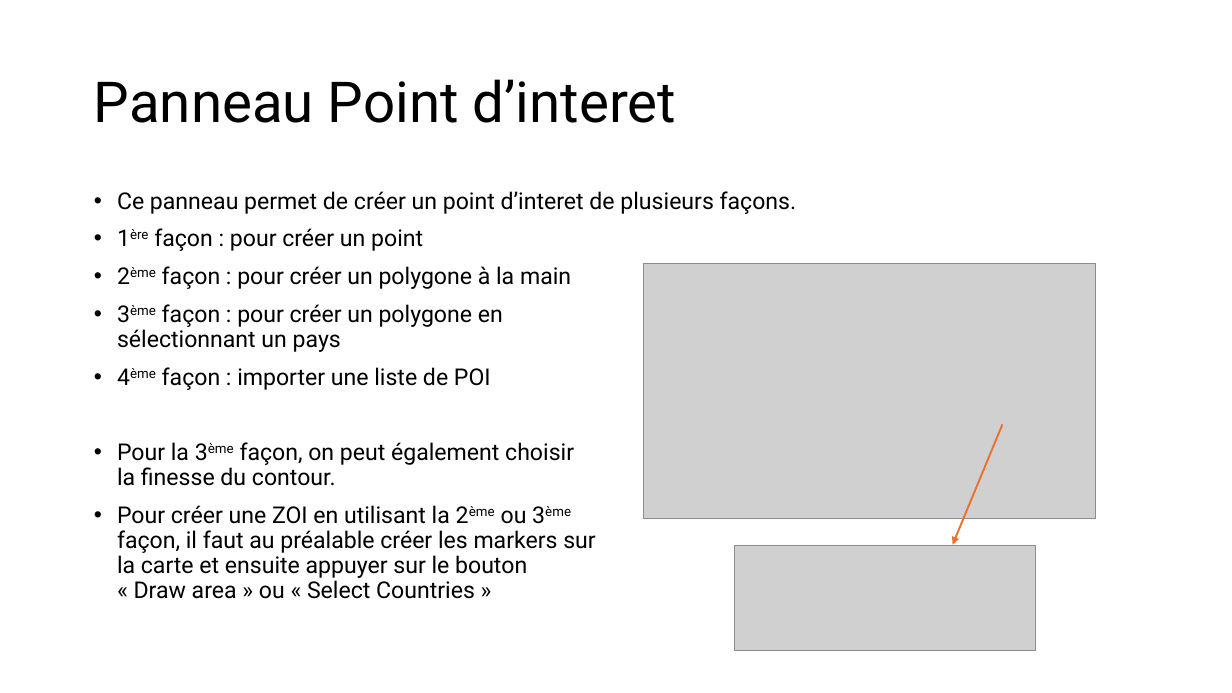
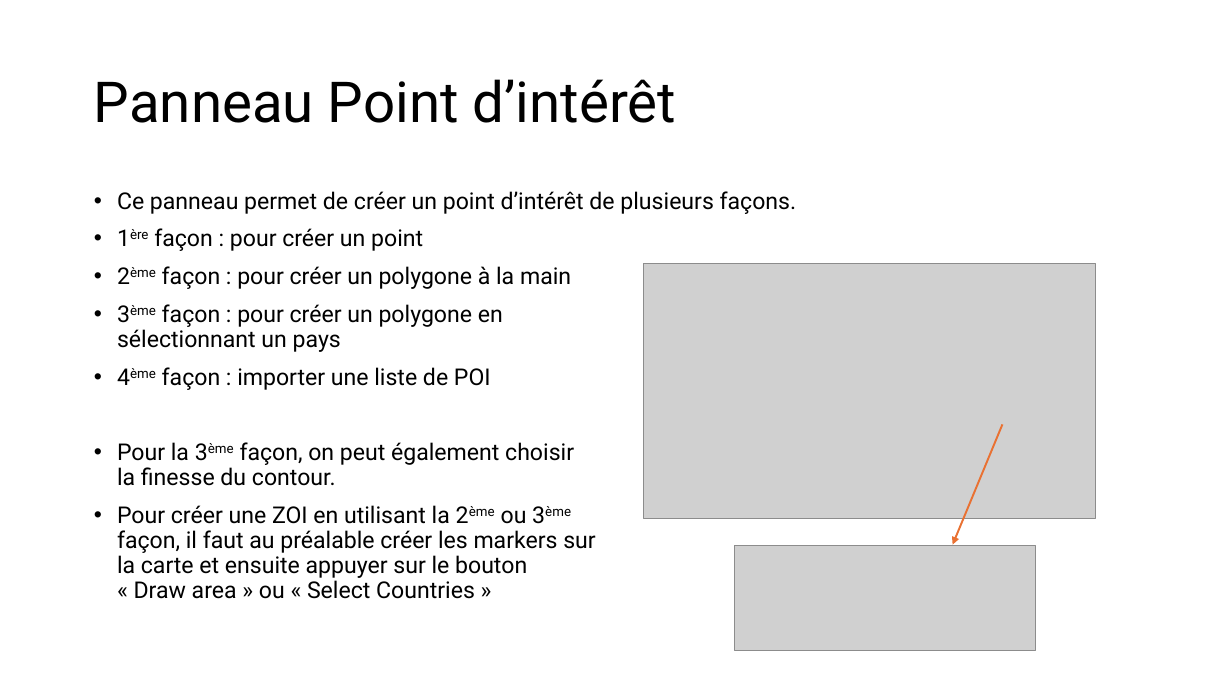
Before and after one commit to leoid3/EO_Tools, a slide deck: slide 5 of User guide.pptx. Drawn at 1232x693 pixels with LibreOffice and Linux fonts; fonts in the diff are those of the drawing; grey boxes stand for pictures. Boxes give left, top, right and bottom in pixels: in the first picture for what was removed or moved away, otherwise in the second. Text is boxed around its words. In the diff, an @@ line names an element or a change of style, - is before the commit and + after.

```diff
--- a/User guide.pptx
+++ b/User guide.pptx
@@ title at (94,79,676,123): text changed @@
-Panneau Point d’interet
+Panneau Point d’intérêt
@@ text at (117,191,797,214): text changed @@
-• Ce panneau permet de créer un point d’interet de plusieurs façons.
+• Ce panneau permet de créer un point d’intérêt de plusieurs façons.
```
Also in this commit, not shown: 4 other slides changed, 3 slides added, 1 slide removed, 20 other files.
